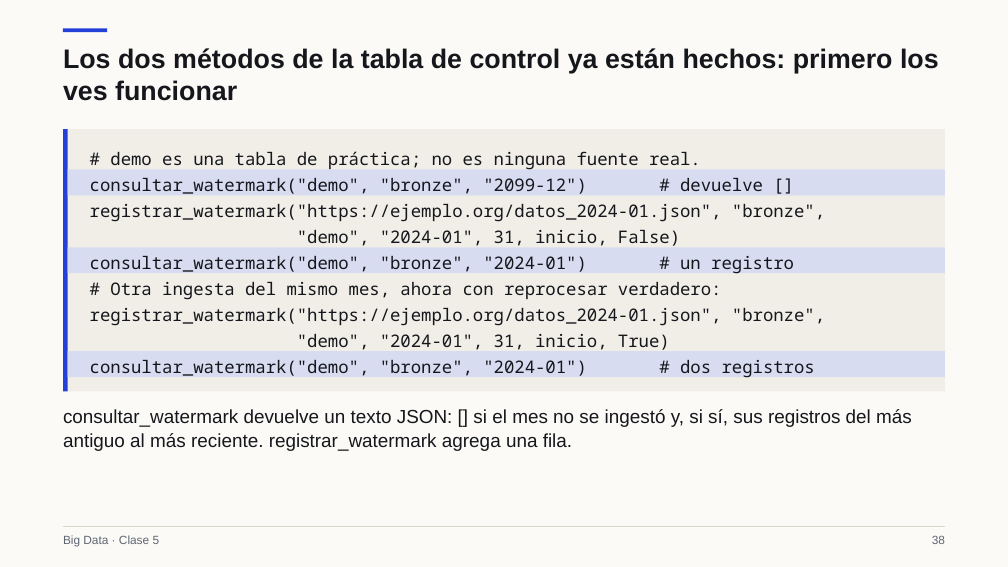
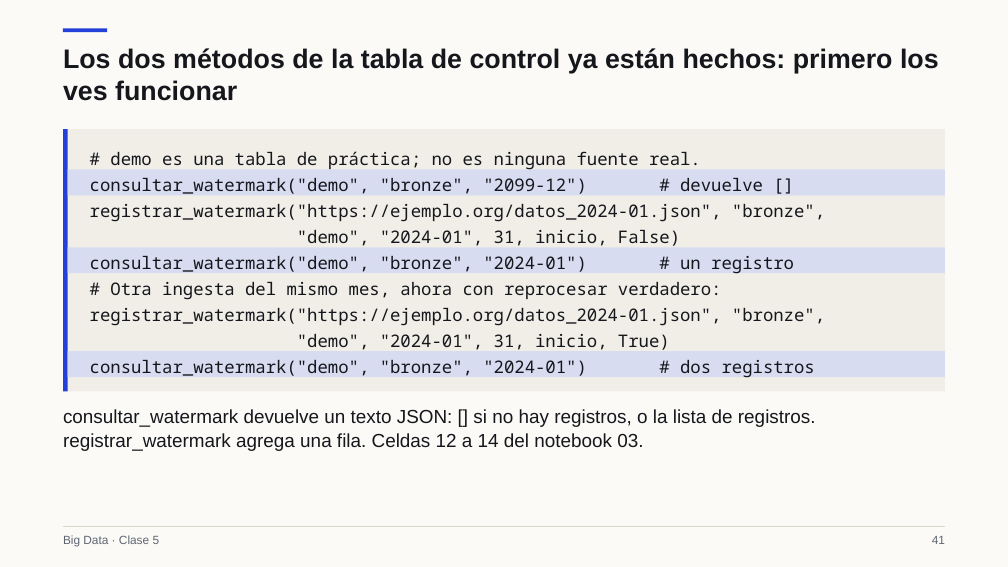
Before and after one commit to Apaezc/bigdata-udem-2026, a slide deck: slide 41 of curso/clase05/deck/slides.pptx (slide 38 before the commit). Drawn at 1008x567 pixels with LibreOffice and Linux fonts; fonts in the diff are those of the drawing. Boxes give left, top, right and bottom in pixels: in the first picture for what was removed or moved away, otherwise in the second. Text is boxed around its words. In the diff, an @@ line names an element or a change of style, - is before the commit and + after.

```diff
--- a/curso/clase05/deck/slides.pptx
+++ b/curso/clase05/deck/slides.pptx
@@ text at (x1=63, y1=409, x2=816, y2=451): text changed @@
-consultar_watermark devuelve un texto JSON: [] si el mes no se ingestó y, si sí, sus registros del más antiguo al más reciente. registrar_watermark agrega una fila.
+consultar_watermark devuelve un texto JSON: [] si no hay registros, o la lista de registros. registrar_watermark agrega una fila. Celdas 12 a 14 del notebook 03.
@@ text at (x1=932, y1=536, x2=945, y2=544): text changed @@
-38
+41
```
Also in this commit, not shown: 38 other slides changed, 3 slides added, 5 other files.
